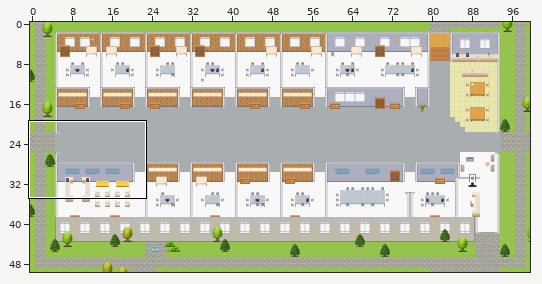
Level history. Tiled map (JSON): maps/Application-Operations-Platform.tmj. The picture above shows the old version from afar; the outline marks the close-up.
Close-up. As it was:
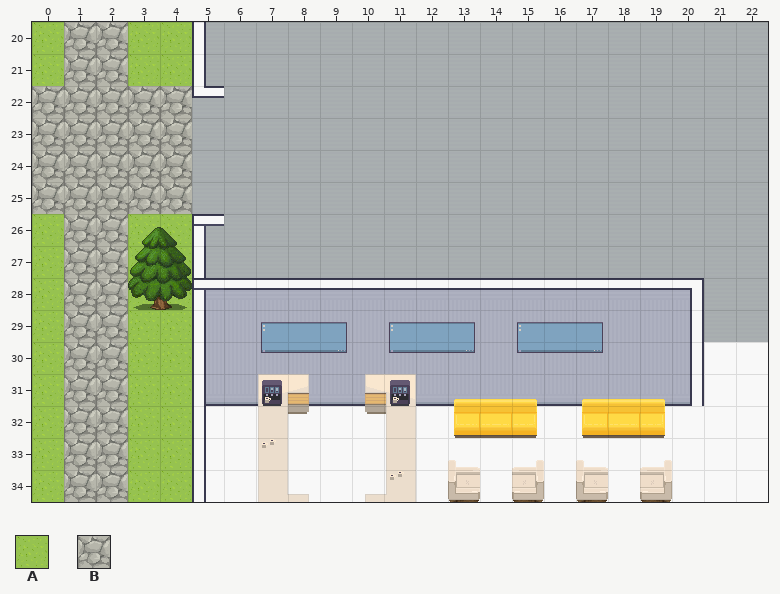
Cells are 32x32 px. Shown: x 0..22, y 20..34. The commit also changed other parts of the map, which this record leaves out.
Key: from "Exterior": A 629, B 638.
_ is an empty cell, # one hidden under a higher layer.
Layers that did not change in this view are not listed.
Layer "outside" before, first column x 0:
20 ABBAA##################
21 ABBAA##################
22 BBBBB##################
23 BBBBB##################
24 BBBBB##################
25 BBBBB##################
26 ABBAA##################
27 ABBAA##################
28 ABBAA##################
29 ABBAA##################
30 ABBAA##################
31 ABBAA##################
32 ABBAA##################
33 ABBAA##################
34 ABBAA##################
After the commit:
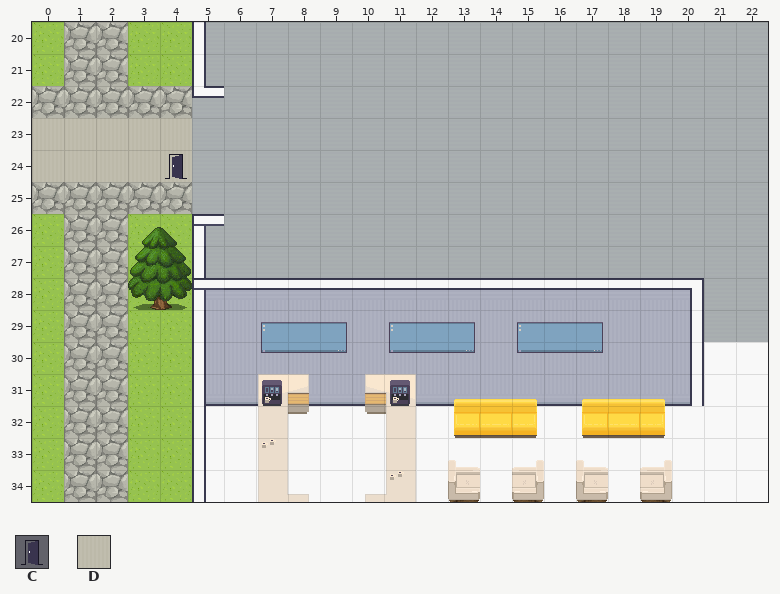
Further tiles: from "User_Zones": C 65; from "room2": D 328.
The edit:
Changed rows in their new state; . is an unchanged cell.
Layer "outside":
first column x 0:
23 DDDDD
24 DDDDD
Layer "zones":
first column x 4:
24 C
Pixel boxes of the changes (left, top, right, bottom) in both close-ups:
changed: (32, 118, 192, 182)
